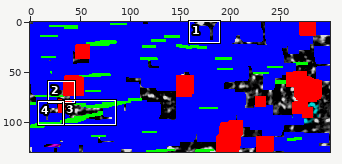
Two versions of one sprite sheet, myoimages/MI_annotation_trueImg.png. Above, an overview of the earlier version with the close-up marked.
Close-up. Earlier state:
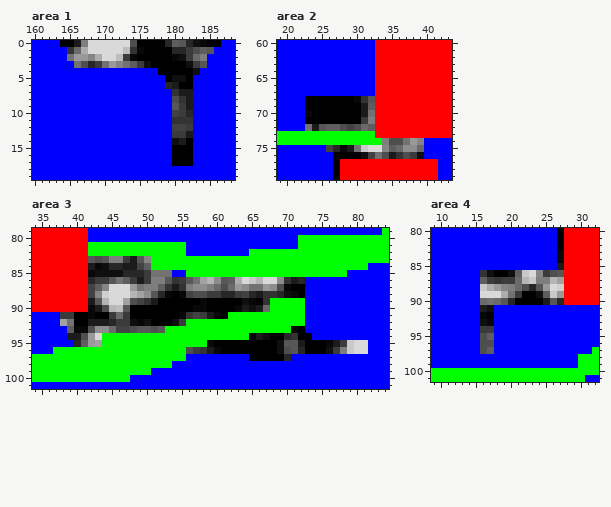
The file is 300x130 pixels. Colours within 5 levels of each other are drawn and written as one. Shown: area 1: x 160..188, y 0..19; area 2: x 19..43, y 60..79; area 3: x 34..84, y 79..101; area 4: x 9..32, y 80..101. The commit also changed other parts of the picture, which this record leaves out.
New version:
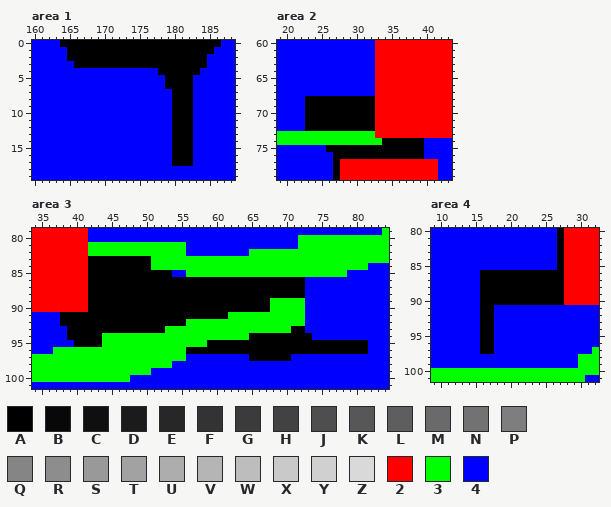
Palette (. is transparent): A #000000  B #080808  C #0f0f0f  D #1b1b1b  E #272727  F #333333  G #3b3b3b  H #424242  J #4e4e4e  K #575757  L #5e5e5e  M #6a6a6a  N #727272  P #7e7e7e  Q #858585  R #8d8d8d  S #999999  T #a2a2a2  U #adadad  V #b5b5b5  W #bdbdbd  X #c9c9c9  Y #d0d0d0  Z #d9d9d9  2 #ff0000  3 #00ff00  4 #0000ff
What changed:
Changed rows in their new state; - is an unchanged pixel.
Area 1:
first column x 165:
 0 -AAAAAAAAA----AAAAAA-
 1 AAAAAAAAAAA----AAAAAA
 2 AAAAAAAAAA-----AAAAA-
 3 -AAAAAAAAAAA-----AAA-
 4 ------------------A--
 5 ---------------AA----
 6 --------------AA-----
 7 ---------------AAA---
 8 ---------------AAA---
 9 ---------------AAA---
10 ---------------AAA---
11 ---------------AAA---
12 ---------------AAA---
13 ---------------AAA---
14 ---------------AA----
Area 2:
first column x 23:
68 -------AAA-------
69 --------AA-------
70 A-------AA-------
71 --------AA-------
72 AAAAAAAAAA-------
74 -----------AAAAAA
75 ---AAAAAAAAAAAAAA
76 --------AAAAAAAAA
Area 3:
first column x 38:
 83 ----AAAAAAAAA-------------------------------
 84 ----AAAAAAAAA-------------------------------
 85 ----AAAAAAAAAAAA----------------------------
 86 ----AAAAAAAAAAAAAAAAAAAAAAAAAAAAAAA---------
 87 ----AAAAAAAAAAAAAAAAAAAAAAAAAAAAA-----------
 88 ----AAAAAAAAAAAA-AAAAAAAAAAAAAAAAA----------
 89 ----AAAAAAAAAA------A-----AA-A--------------
 90 ----AAAAAA---------AA----AAAAA--------------
 91 AA--A--AAA-------AAAAAA---------------------
 92 AA--AAAAAAAAA---AA--------------------------
 93 -AAAAAAAAAAAAAA------------------A----------
 94 -AAAAA----------------------AA--AA----------
 95 --AAAA---------------A---------AAAA---AAAAAA
 96 ------------------AAAAA--------AAAA---AAAAAA
 97 --------------------------------A-----------
Area 4:
first column x 16:
 83 -----------A
 84 -----------A
 85 -----------A
 86 AA--AAAAAAAA
 87 AAAAAAAAAAAA
 88 AAAAAAAAAAAA
 89 AAAAAA--AAAA
 90 AAAAA----AAA
 91 AA----------
 92 A-----------
 93 AA----------
 94 AA----------
 95 AA----------
 96 AA----------
 97 AA----------
